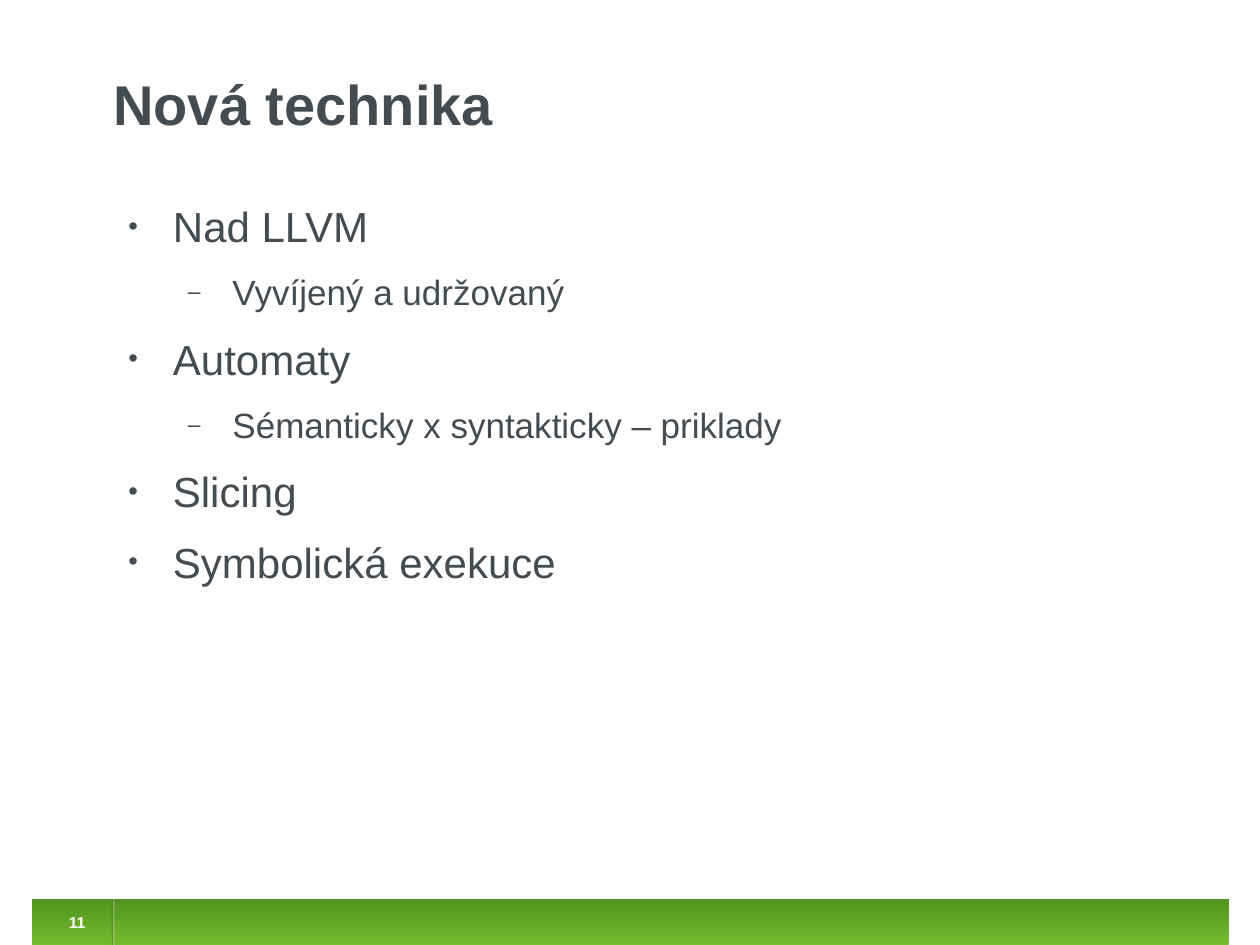
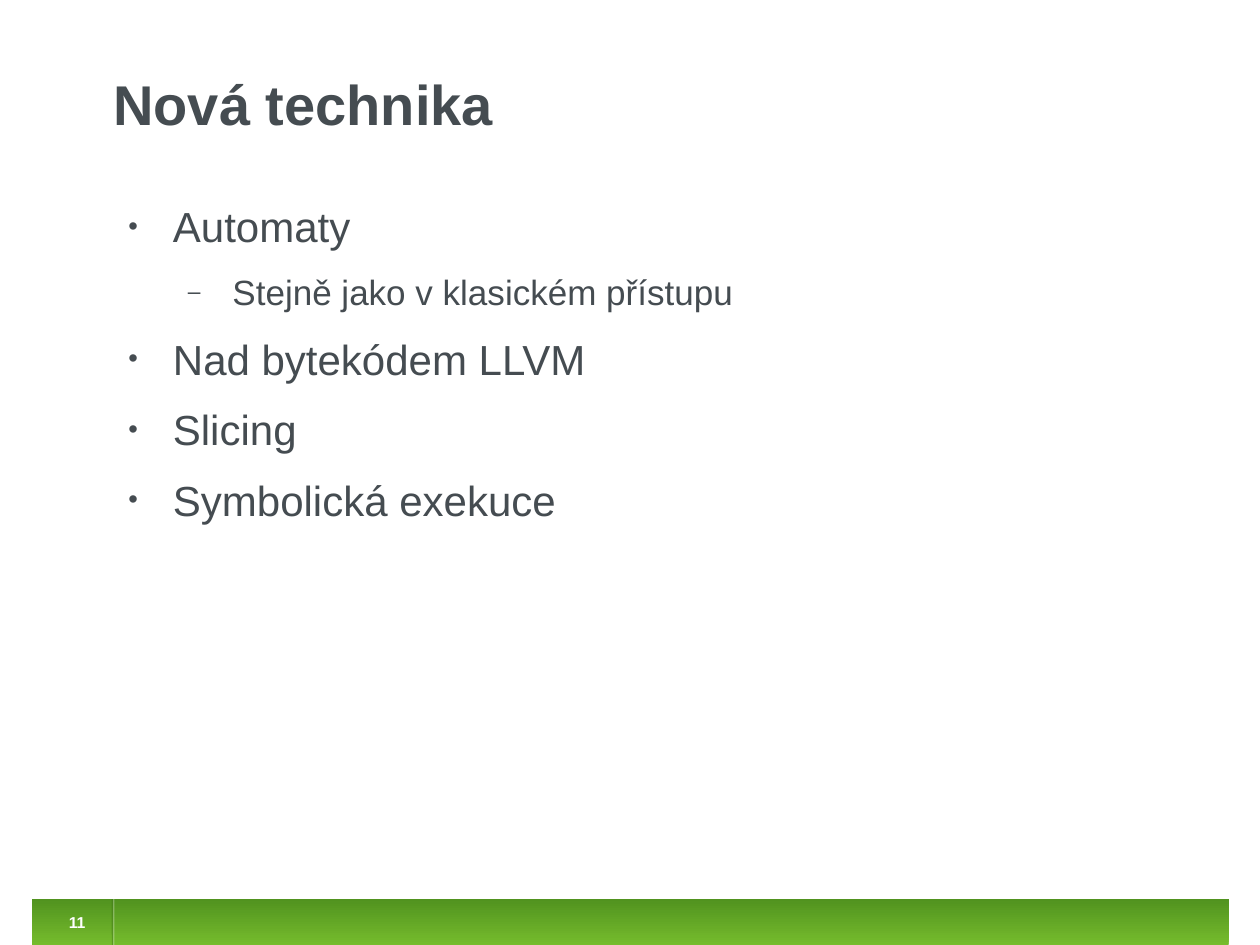
Before and after one commit to jirislaby/writings, a slide deck: slide 11 of presentations/stanse_prase.odp. Drawn at 1260x945 pixels with LibreOffice and Linux fonts; fonts in the diff are those of the drawing. Boxes give left, top, right and bottom in pixels: in the first picture for what was removed or moved away, otherwise in the second. Text is boxed around its words. In the diff, an @@ line names an element or a change of style, - is before the commit and + after.

```diff
--- a/presentations/stanse_prase.odp
+++ b/presentations/stanse_prase.odp
@@ text at [173,211,564,312]: paragraphs removed @@
-• Nad LLVM
-  ‒ Vyvíjený a udržovaný
@@ text at [173,279,733,383]: text changed @@
-  ‒ Sémanticky x syntakticky – priklady
+  ‒ Stejně jako v klasickém přístupu
+• Nad bytekódem LLVM
```
Also in this commit, not shown: 10 other slides changed, 13 slides added, 1 slide removed.
